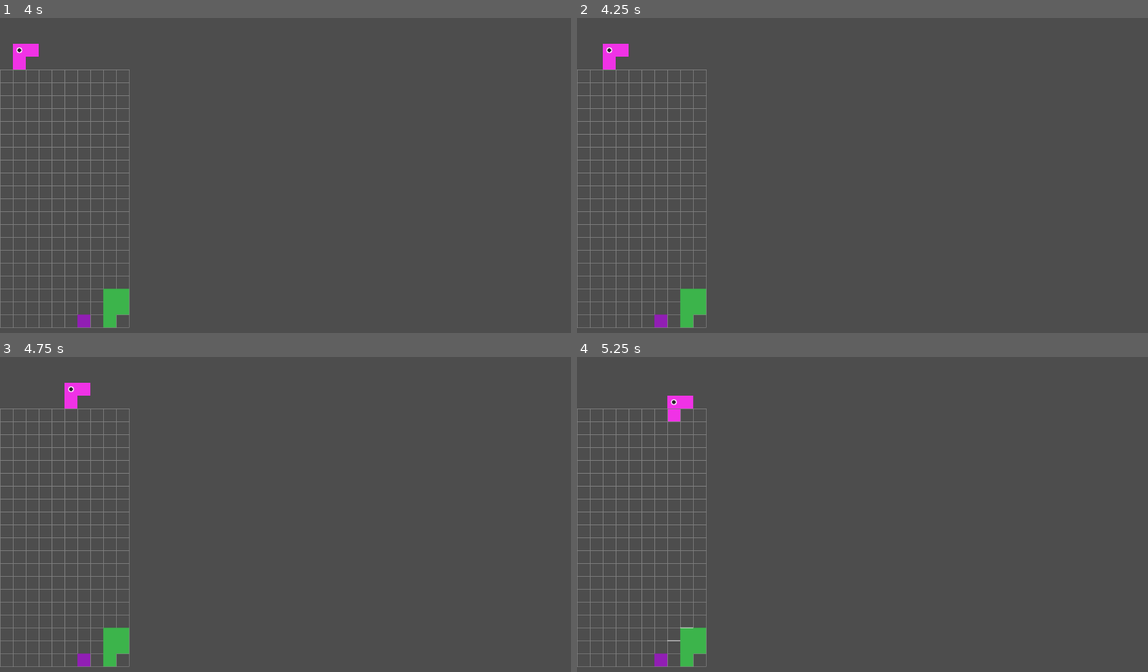
Above: before the commit, frames 1-4 (two rows, left to right).
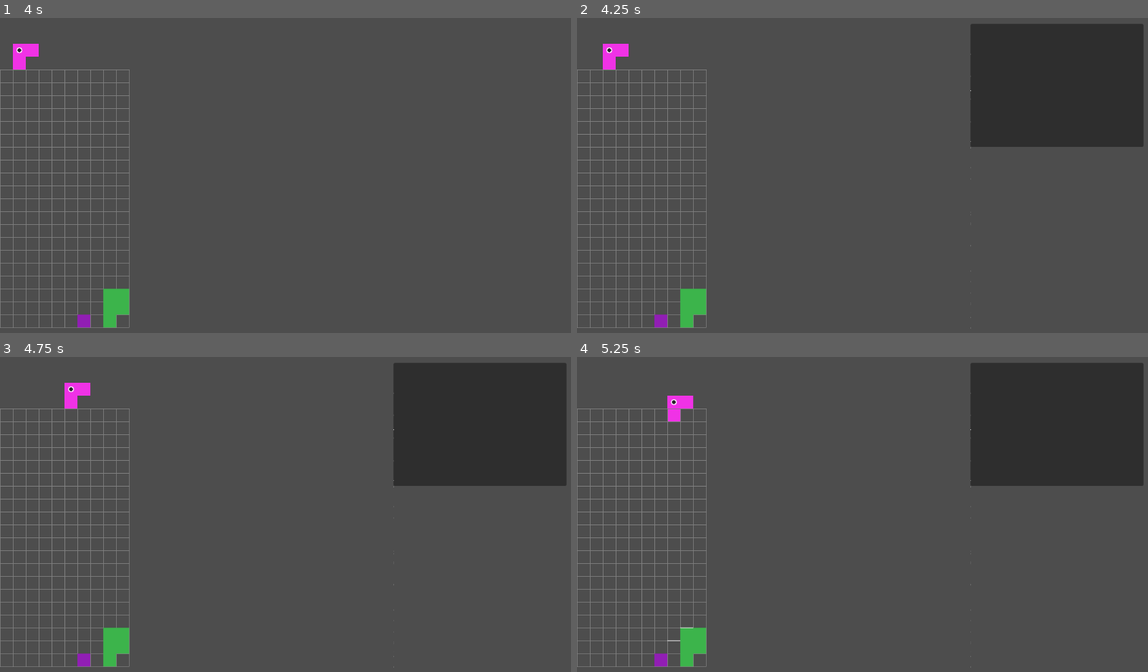
Above: after the commit, the same moments.

Repository: michaellawson96/Polyomino
Game: Godot game, scene res://scenes/Main.tscn
Two runs of this game, one before a commit and one after it. Both use one fixed random seed, a clock stepped at 60 frames per second and the inputs below.
Inputs:
- Up to frame 1 (4 s): hold Right (ui_right) 0.53-1.28 s; hold Space (hard_drop) 0.53-1.28 s; hold Down (ui_down) 1.28-2.03 s; tap C (flip_h) at 1.35 s; tap Space (hard_drop) at 1.55, 3.05, 3.8 s; hold Space (hard_drop) 2.03-2.78 s; hold Right (ui_right) 2.03-3.53 s; tap V (origin_next) at 2.85 s; tap Enter at 3.5 s; hold Left (ui_left) from 3.53 s (still down); hold Z (rotate_ccw) from 3.53 s (still down)
- Up to frame 2 (4.25 s): keep holding Left (ui_left); keep holding Z (rotate_ccw); tap F9 (ui_score_overlay, bound only after the commit) at 4.15 s
- Up to frame 3 (4.75 s): keep holding Left (ui_left); release Z (rotate_ccw) at 4.28 s; tap X (rotate_cw) at 4.35 s; tap Space (hard_drop) at 4.55 s
- Up to frame 4 (5.25 s): release Left (ui_left) at 5.03 s; hold Down (ui_down) from 5.03 s (still down); hold Space (hard_drop) from 5.03 s (still down)

Frame 1 is identical in both runs. In frame 2, 12% of the frame differs, in the area x 68-100%, y 2-99%; in frame 3, 12%; in frame 4, 12%.

Commit message:
PTP4 Step 3 - Scoring Hooks (Basic)

Diff:
--- /dev/null
+++ b/configs/score_config.tres
@@ -0,0 +1,9 @@
+[gd_resource type="Resource" script_class="ScoreConfig" load_steps=2 format=3 uid="uid://dlhrf5jri05lx"]
+
+[ext_resource type="Script" path="res://scripts/ScoreConfig.gd" id="1_bl32k"]
+
+[resource]
+script = ExtResource("1_bl32k")
+points_per_rows = Array[int]([0, 120, 360, 720, 1200])
+combo_step = 60
+hard_drop_per_cell = 2
--- a/project.godot
+++ b/project.godot
@@ -17,7 +17,7 @@
 
 [autoload]
 
-Log="*res://scripts/Log.gd"
+Score="*res://scripts/Score.gd"
 
 [input]
 
@@ -46,8 +46,8 @@
 "events": [Object(InputEventKey,"resource_local_to_scene":false,"resource_name":"","device":-1,"window_id":0,"alt_pressed":false,"shift_pressed":false,"ctrl_pressed":false,"meta_pressed":false,"pressed":false,"keycode":0,"physical_keycode":86,"key_label":0,"unicode":118,"echo":false,"script":null)
 ]
 }
-ui_log_overlay={
+ui_score_overlay={
 "deadzone": 0.5,
-"events": [Object(InputEventKey,"resource_local_to_scene":fa …(146 unchanged characters)… se,"keycode":0,"physical_keycode":4194341,"key_label":0,"unicode":0,"echo":false,"script":null)
+"events": [Object(InputEventKey,"resource_local_to_scene":fa …(146 unchanged characters)… se,"keycode":0,"physical_keycode":4194340,"key_label":0,"unicode":0,"echo":false,"script":null)
 ]
 }
--- a/scenes/Board.tscn
+++ b/scenes/Board.tscn
@@ -8,8 +8,6 @@
 board_width = 6
 board_height = 15
 cell_size = 38
-rubble_jitter_px = null
-rubble_opacity = null
 default_spawn_id = "T5"
 
 [node name="PolyominoContainer" type="Node2D" parent="."]
--- a/scripts/Board.gd
+++ b/scripts/Board.gd
@@ -427,9 +427,11 @@
 	if p == null:
 		return
 	var dy := _compute_hard_drop_delta(p)
+
 	if dy > 0:
 		p.grid_position.y += dy
 		p.position = (p.grid_position * p.cell_size).floor()
+	Score.note_hard_drop(dy)
 	_lock_piece(p)
 
 func _lock_piece(piece: Polyomino) -> void:
@@ -487,8 +489,8 @@
 
 func _start_line_clear_if_needed(next_id: String) -> void:
 	var rows := _find_full_rows()
-
 	if rows.is_empty():
+		Score.note_lock_no_clear()
 		_spawn_from_id(next_id, true)
 		return
 	_state = GameState.LINE_CLEAR
@@ -508,6 +510,8 @@
 	return rows
 
 func _run_line_clear(rows: Array[int], next_id: String) -> void:
+	var total:int=rows.size()
+	Score.note_rows_cleared(total)
 	for i in rows.size():
 		var y := rows[i]
 		var cut_ids: Array[int] = await _clear_row_animate(y)
--- /dev/null
+++ b/scripts/Score.gd
@@ -0,0 +1,84 @@
+extends CanvasLayer
+
+signal row_clear(count:int)
+signal combo(count:int)
+signal hard_drop(cells:int)
+signal score_changed(score:int)
+
+@export var config:ScoreConfig
+@export var show_on_start:bool=false
+
+var score:int=0
+var chain:int=0
+var label:RichTextLabel
+var panel:Panel
+var lines:Array[String]=[]
+
+func _ready()->void:
+	if config==null:
+		config=preload("res://configs/score_config.tres")
+	_make_ui()
+	visible=show_on_start
+
+func _input(e:InputEvent)->void:
+	if e.is_action_pressed("ui_score_overlay"):
+		visible=!visible
+
+func _make_ui()->void:
+	panel=Panel.new()
+	add_child(panel)
+	panel.anchor_left=1.0
+	panel.anchor_top=0.0
+	panel.anchor_right=1.0
+	panel.anchor_bottom=0.0
+	panel.offset_left=-360
+	panel.offset_top=12
+	panel.offset_right=-12
+	panel.offset_bottom=260
+	label=RichTextLabel.new()
+	panel.add_child(label)
+	label.fit_content=true
+	label.size_flags_vertical=Control.SIZE_EXPAND_FILL
+	label.size_flags_horizontal=Control.SIZE_EXPAND_FILL
+	_refresh()
+
+func _push(s:String)->void:
+	lines.append(s)
+	if lines.size()>200:lines.pop_front()
+	_refresh()
+
+func _refresh()->void:
+	if label==null:return
+	var t=""
+	for s in lines:t+=s+"\n"
+	label.clear()
+	label.append_text(t)
+
+func note_rows_cleared(n:int)->void:
+	if n<=0:
+		note_lock_no_clear()
+		return
+	var add:int=0
+	var idx:int=min(n,config.points_per_rows.size()-1)
+	add+=config.points_per_rows[idx]
+	if chain>0:add+=config.combo_step*chain
+	score+=add
+	chain+=1
+	emit_signal("row_clear",n)
+	emit_signal("combo",chain)
+	emit_signal("score_changed",score)
+	_push("[clear] rows="+str(n)+" chain="+str(chain)+" add="+str(add)+" score="+str(score))
+
+func note_lock_no_clear()->void:
+	if chain>0:_push("[chain reset] "+str(chain))
+	chain=0
+	emit_signal("combo",chain)
+	emit_signal("score_changed",score)
+
+func note_hard_drop(cells:int)->void:
+	if cells<=0:return
+	var add:int=cells*config.hard_drop_per_cell
+	score+=add
+	emit_signal("hard_drop",cells)
+	emit_signal("score_changed",score)
+	_push("[hard_drop] cells="+str(cells)+" add="+str(add)+" score="+str(score))
--- /dev/null
+++ b/scripts/ScoreConfig.gd
@@ -0,0 +1,6 @@
+extends Resource
+class_name ScoreConfig
+
+@export var points_per_rows:Array[int]=[0,120,360,720,1200]
+@export var combo_step:int=60
+@export var hard_drop_per_cell:int=2
